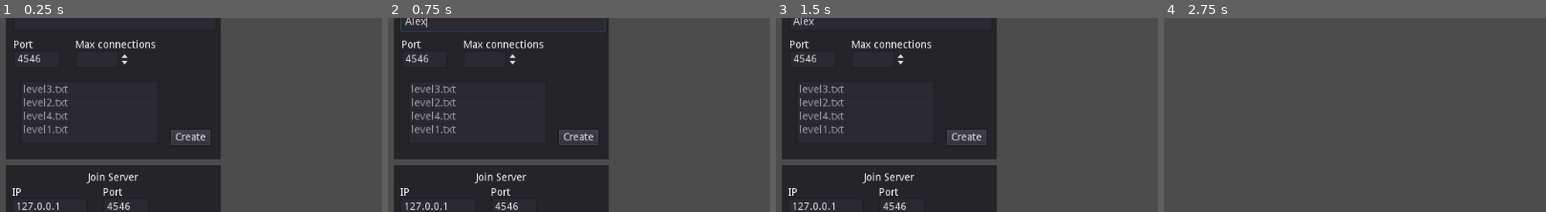
Above: before the commit, frames 1-4 (left to right).
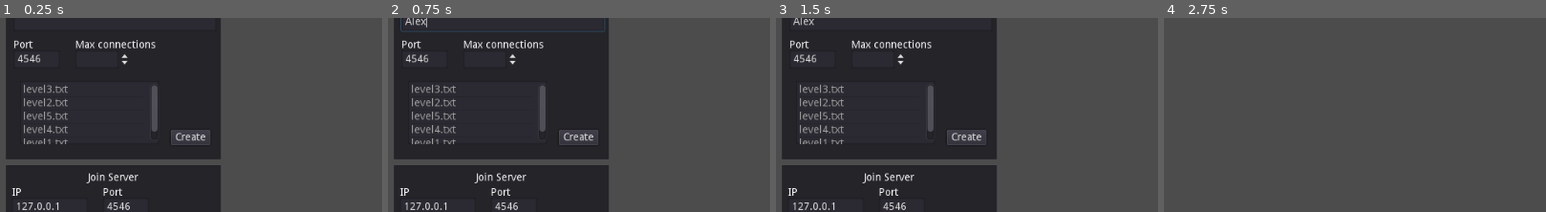
Above: after the commit, the same moments.

Repository: blazecus/Pogo
Game: Godot game, scene res://main_menu.tscn
Two runs of this game, one before a commit and one after it. Both use one fixed random seed, a clock stepped at 60 frames per second and the inputs below. The engine's default icon, where the game draws it, is replaced by a stand-in: a white triangle on a blue panel in a dark square.
Inputs (mouse positions are % of the whole screen's width and height, from its top left):
- Up to frame 1 (0.25 s): no input
- Up to frame 2 (0.75 s): click (15, 40) at 0.52 s; type "Alex" at 0.6 s
- Up to frame 3 (1.5 s): click (15, 9) at 0.75 s; type "Alex" at 0.83 s; click "Join" at 1.25 s
- Up to frame 4 (2.75 s): click "Enter" at 2 s
The pictures show only the part of the screen within x 0-50%, y 39-89%; the shares and areas given below are measured in that part.

The runs differ from the first frame. In frame 1, 0.5% of the frame differs, in the area x 6-42%, y 34-66%; in frame 2, 0.5%; in frame 3, 0.5%; in frame 4, nothing differs.

Commit message:
map downloading bug fix

Diff:
--- a/Network.gd
+++ b/Network.gd
@@ -53,11 +53,7 @@
 
 	get_tree().set_network_peer(net)
 
-	var file = File.new()
 
-	file.open("res://levels/" + server_info.current_map, file.WRITE)
-	file.store_string(server_info.map_content)
-	file.close()
 
 
 ### Event handlers
--- a/Player/Player.tscn
+++ b/Player/Player.tscn
@@ -46,7 +46,6 @@
 [node name="animation" type="AnimatedSprite" parent="."]
 scale = Vector2( 4, 4 )
 frames = SubResource( 5 )
-animation = "New Anim"
 
 [node name="body" type="CollisionShape2D" parent="."]
 position = Vector2( -4, 5 )
--- a/main_menu.gd
+++ b/main_menu.gd
@@ -58,6 +58,11 @@
 	var ip = $PanelJoin/txtJoinIP.text
 	network.join_server(ip, port)
 
+	var file = File.new()
+
+	file.open("res://levels/" + network.server_info.current_map, file.WRITE)
+	file.store_string(network.server_info.map_content)
+	file.close()
 
 
 func _on_ready_to_play():
Not shown: 1 places in Player/Player.tscn that only renumber resources
Not shown, added: levels/level5.txt
